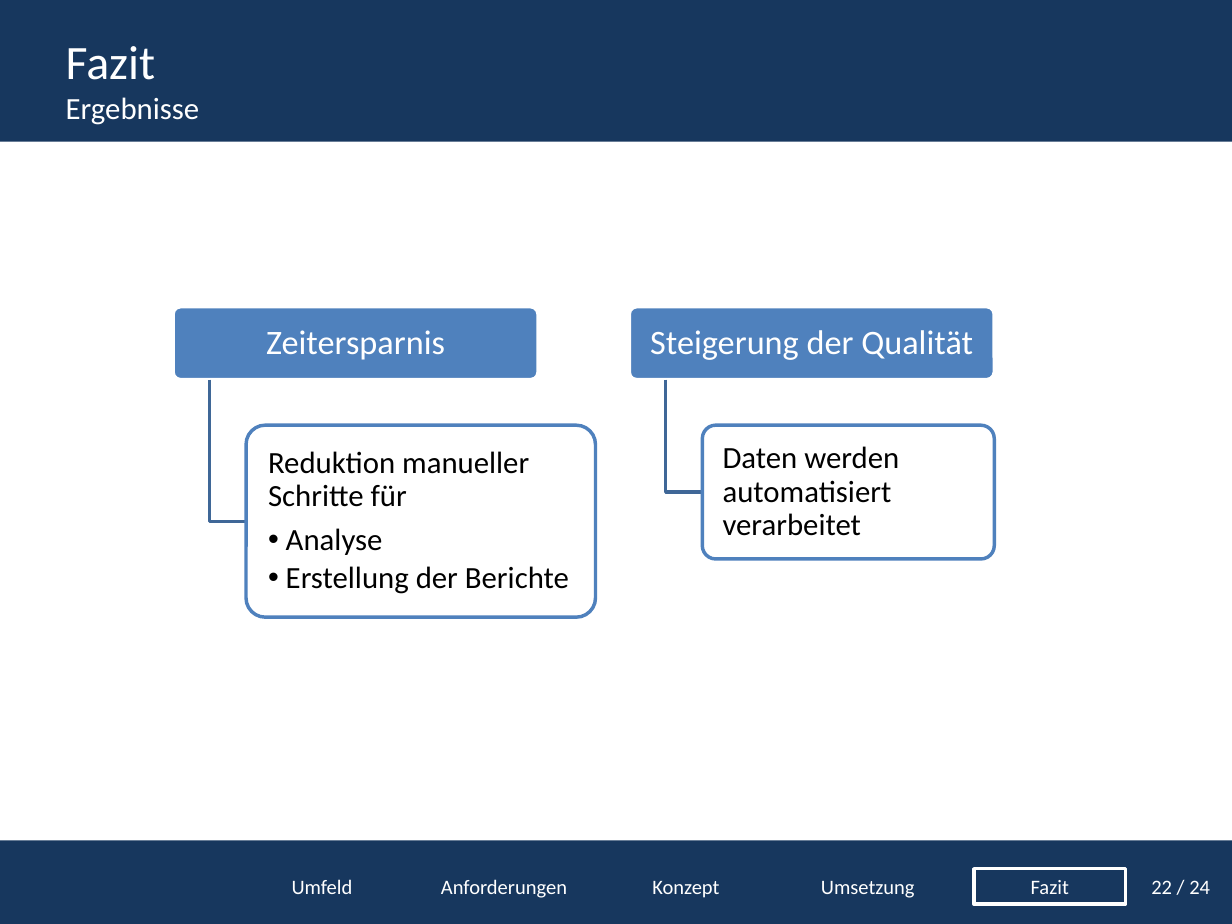
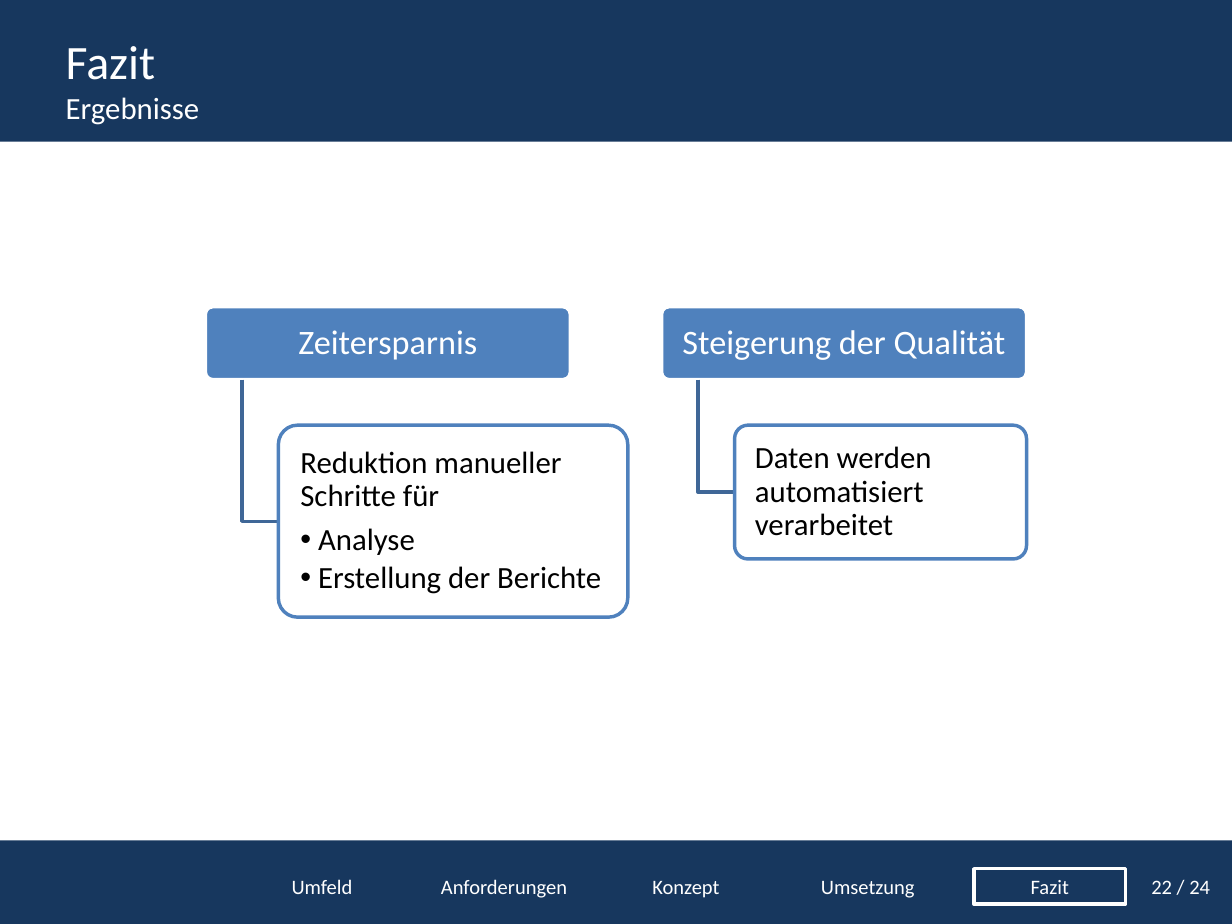
Before and after one commit to tomtom1992/Projektpr-sentation, a slide deck: slide 24 of Projektpräsentation.pptx. Drawn at 1232x924 pixels with LibreOffice and Linux fonts; fonts in the diff are those of the drawing; background and template pictures are left out. Boxes give left, top, right and bottom in pixels: in the first picture for what was removed or moved away, otherwise in the second. Text is boxed around its words. In the diff, an @@ line names an element or a change of style, - is before the commit and + after.

```diff
--- a/Projektpräsentation.pptx
+++ b/Projektpräsentation.pptx
@@ freeform shape: place and size @@
-freeform shape at (665, 379, 702, 492)
+freeform shape at (699, 379, 736, 492)
@@ text "Reduktion manueller Schritte für": place and size @@
-text "Reduktion manueller Schritte für" at (268, 451, 569, 594)
+text "Reduktion manueller Schritte für" at (300, 451, 601, 594)
@@ 4 rounded rectangles, 3 texts, 1 freeform shape: place and size @@
-4 rounded rectangles, 3 texts, 1 freeform shape at (174, 307, 994, 617)
+4 rounded rectangles, 3 texts, 1 freeform shape at (206, 307, 1026, 617)
```
Also in this commit, not shown: 3 other slides changed, 1 slide removed.
